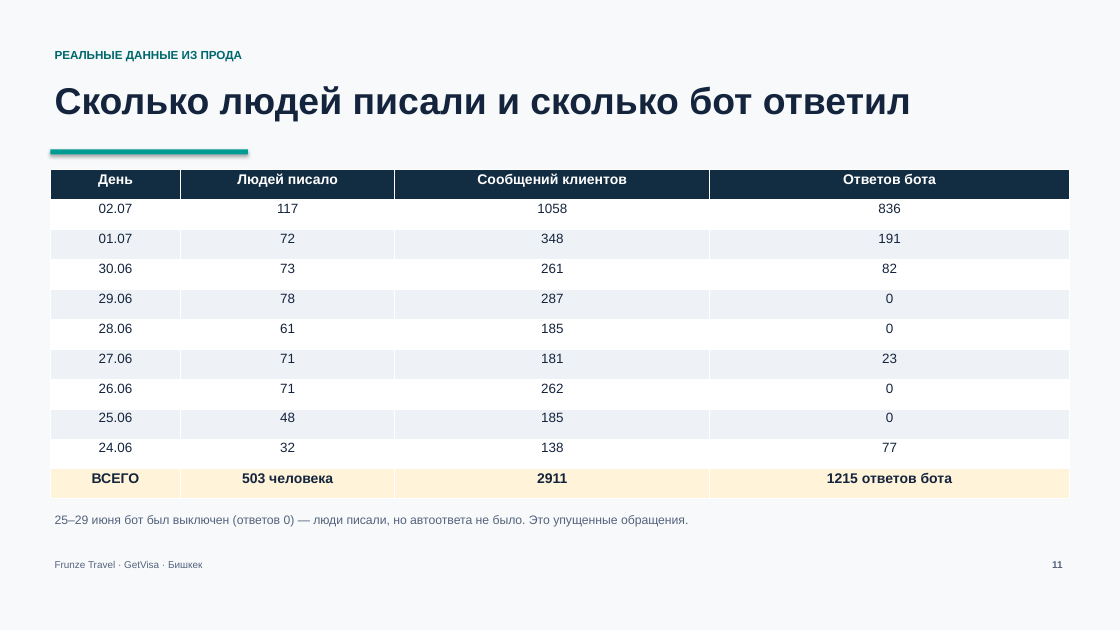
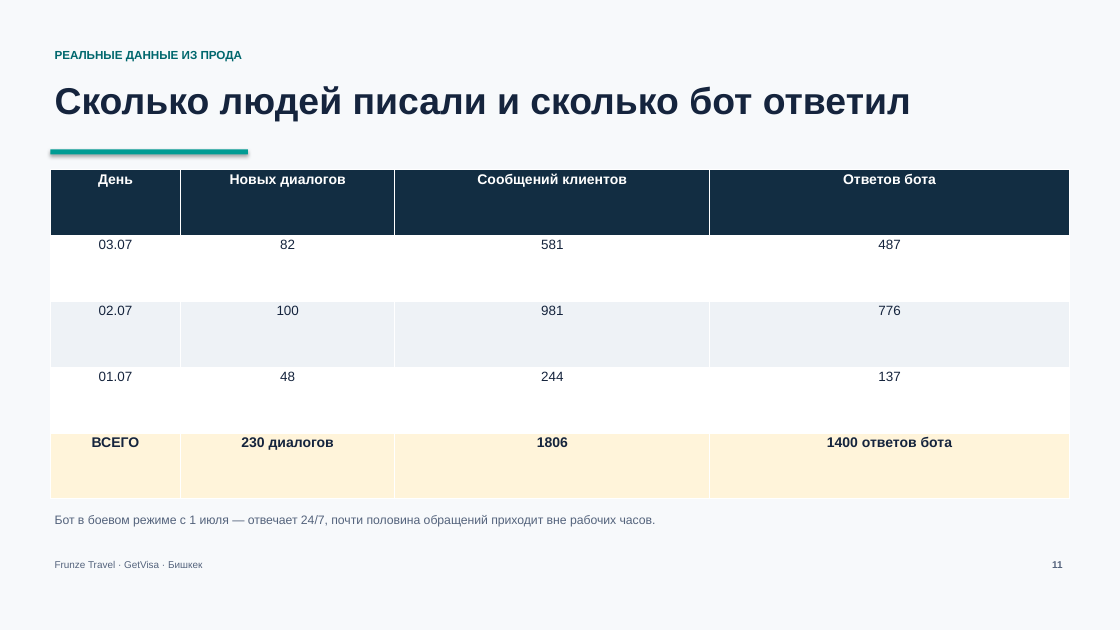
Before and after one commit to Ulfacar/frunze-travel-bot, a slide deck: slide 11 of frunze_presentation_build.pptx. Drawn at 1120x630 pixels with LibreOffice and Linux fonts; fonts in the diff are those of the drawing. Boxes give left, top, right and bottom in pixels: in the first picture for what was removed or moved away, otherwise in the second. Text is boxed around its words. In the diff, an @@ line names an element or a change of style, - is before the commit and + after.

Commit message:
Presentation + manager questions refreshed to 1-3 July data
Презентация (.pptx/.html) под реальные цифры 1-3 июля (230 диалогов,
бот сам 70%, тиры 74/88/70) + «уже работает на проде» вместо «макет».
Курированная анкета менеджерам из разбора 200 реальных вопросов клиентов
(docs/manager-questions-*.md). Ключевая находка: ~79% первых сообщений —
реклама, которую бот не видит.

```diff
--- a/frunze_presentation_build.pptx
+++ b/frunze_presentation_build.pptx
@@ table at (50,170,1070,499) @@
-row 1: День | Людей писало | Сообщений клиентов | Ответов бота
-row 2: 02.07 | 117 | 1058 | 836
-row 3: 01.07 | 72 | 348 | 191
-row 4: 30.06 | 73 | 261 | 82
-row 5: 29.06 | 78 | 287 | 0
-row 6: 28.06 | 61 | 185 | 0
-row 7: 27.06 | 71 | 181 | 23
-row 8: 26.06 | 71 | 262 | 0
-row 9: 25.06 | 48 | 185 | 0
-row 10: 24.06 | 32 | 138 | 77
-row 11: ВСЕГО | 503 человека | 2911 | 1215 ответов бота
+row 1: День | Новых диалогов | Сообщений клиентов | Ответов бота
+row 2: 03.07 | 82 | 581 | 487
+row 3: 02.07 | 100 | 981 | 776
+row 4: 01.07 | 48 | 244 | 137
+row 5: ВСЕГО | 230 диалогов | 1806 | 1400 ответов бота
@@ text at (55,515,656,527): text changed @@
-25–29 июня бот был выключен (ответов 0) — люди писали, но автоответа не было. Это упущенные обращения.
+Бот в боевом режиме с 1 июля — отвечает 24/7, почти половина обращений приходит вне рабочих часов.
```
Also in this commit, not shown: 6 other slides changed, 3 other files.
